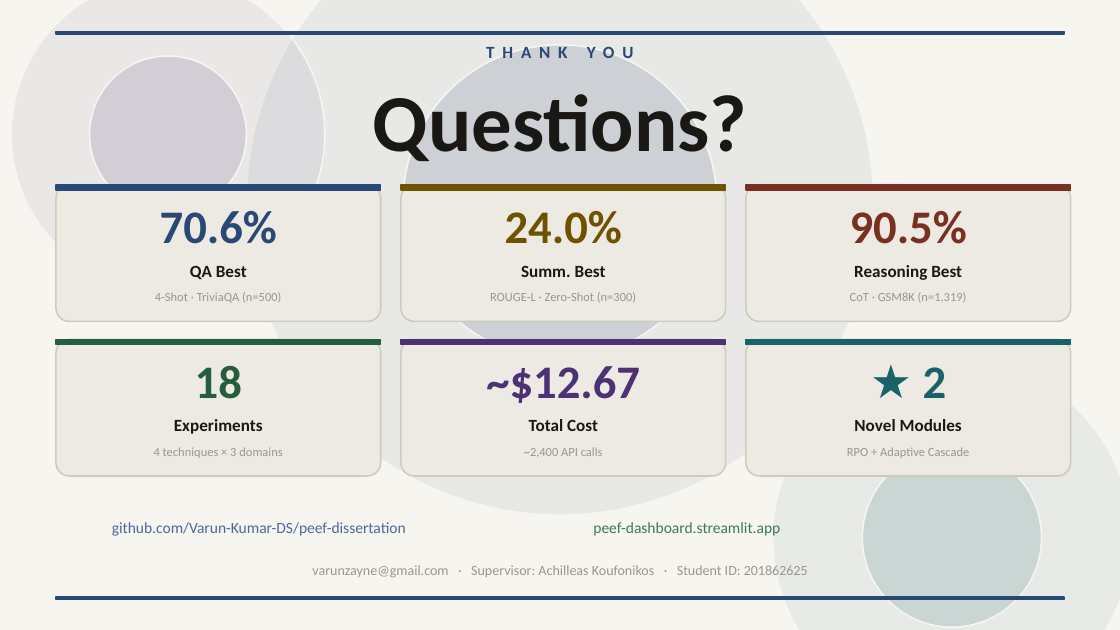
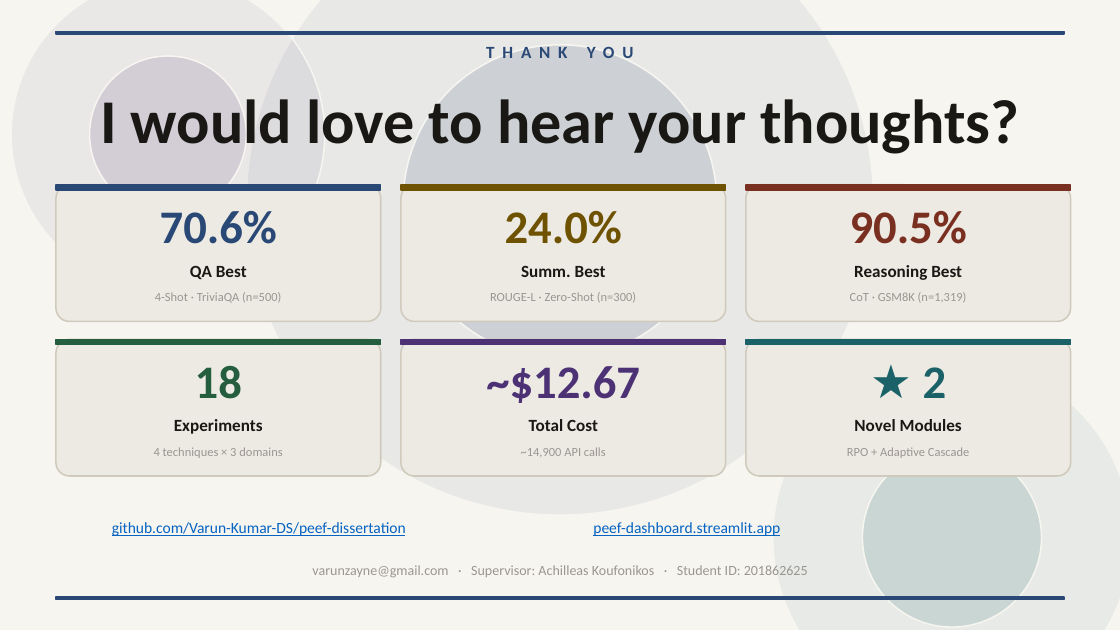
Before and after one commit to Varun-Kumar-DS/peef-dissertation, a slide deck: slide 12 of PEEF_Presentation_Final.pptx. Drawn at 1120x630 pixels with LibreOffice and Linux fonts; fonts in the diff are those of the drawing. Boxes give left, top, right and bottom in pixels: in the first picture for what was removed or moved away, otherwise in the second. Text is boxed around its words. In the diff, an @@ line names an element or a change of style, - is before the commit and + after.

```diff
--- a/PEEF_Presentation_Final.pptx
+++ b/PEEF_Presentation_Final.pptx
@@ text at <box>100,91,1019,158</box>: text changed; size 52 to 40 pt @@
-Questions?
+I would love to hear your thoughts?
@@ text at <box>521,447,606,456</box>: text changed @@
-~2,400 API calls
+~14,900 API calls
@@ text "github.com/Varun-Kumar-DS/peef-dissertation" at <box>112,522,406,536</box>: text colour #4A6A9A to #0563C1, underline on @@
@@ text "peef-dashboard.streamlit.app" at <box>593,522,780,536</box>: text colour #3D7A58 to #0563C1, underline on @@
```
Also in this commit, not shown: 6 other slides changed, 2 other files.
